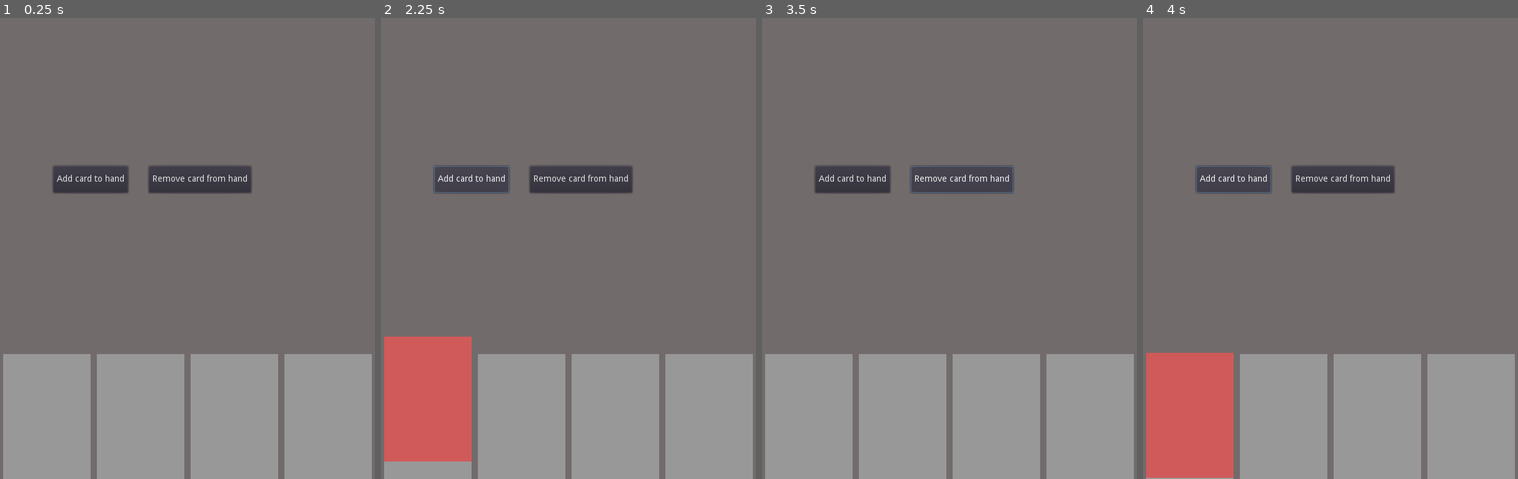
Above: before the commit, frames 1-4 (left to right).
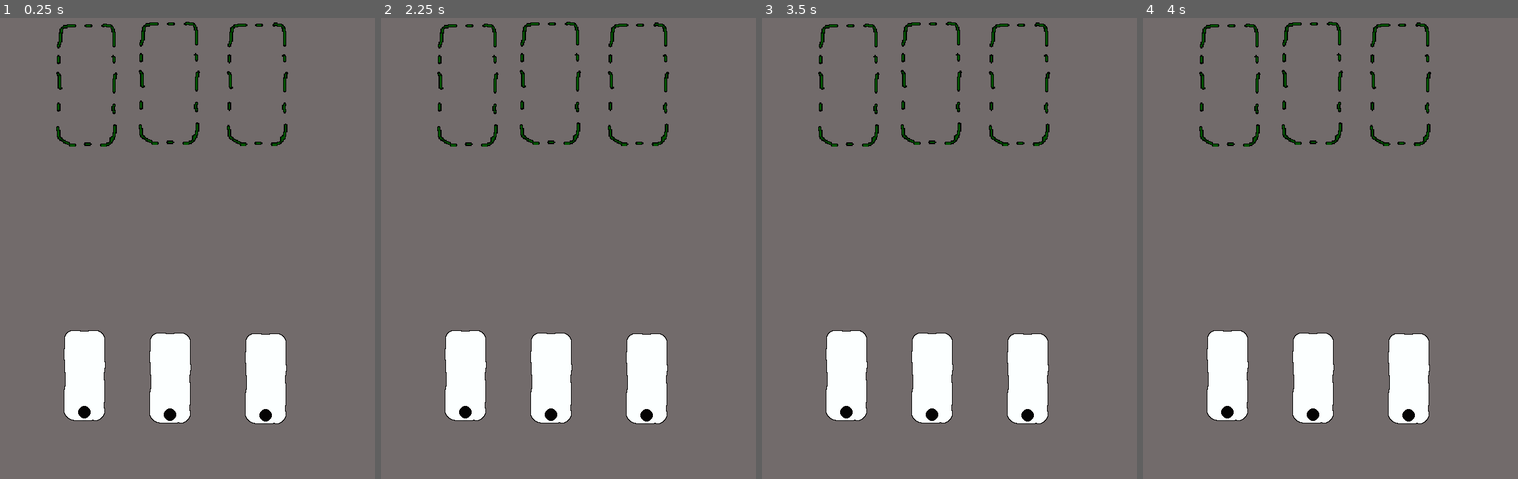
Above: after the commit, the same moments.

Repository: enricllagostera/card_system
Game: Godot game, scene res://TestScene.tscn
Same seed, same stepped clock (60 frames per second), same inputs: the game is played once before the commit and once after it. Before the commit the project starts from res://card_system.tscn.
Inputs (mouse positions are in pixels of both pictures, inside the frame that each line leads up to):
- Up to frame 1 (0.25 s): no input
- Up to frame 2 (2.25 s): click (471, 179) at 0.5 s, where only the run before the commit has a clickable "Add card to hand"; click (579, 179) at 1.25 s, where only the run before the commit has a clickable "Remove card from hand"; click (471, 179) at 2 s, where only the run before the commit has a clickable "Add card to hand"
- Up to frame 3 (3.5 s): click (960, 179) at 2.75 s, where only the run before the commit has a clickable "Remove card from hand"
- Up to frame 4 (4 s): click (1233, 179) at 3.5 s, where only the run before the commit has a clickable "Add card to hand"

The runs differ from the first frame. In frame 1, 32% of the frame differs, in the area x 0-100%, y 0-100%; in frame 2, 32%; in frame 3, 32%; in frame 4, 32%.

Commit message:
drag and drop holder, with audio and mobile.

Diff:
--- a/TestScene.tscn
+++ b/TestScene.tscn
@@ -1,23 +1,46 @@
-[gd_scene load_steps=2 format=2]
+[gd_scene load_steps=5 format=2]
 
 [ext_resource path="res://tall_card.tscn" type="PackedScene" id=1]
+[ext_resource path="res://holder.tscn" type="PackedScene" id=2]
+[ext_resource path="res://audio/cardPlace3.ogg" type="AudioStream" id=3]
+[ext_resource path="res://holder_sfx_player.gd" type="Script" id=4]
 
 [node name="TestScene" type="Node2D"]
 
+[node name="Holder" parent="." instance=ExtResource( 2 )]
+position = Vector2( 138.182, 168.136 )
+
+[node name="Holder2" parent="." instance=ExtResource( 2 )]
+position = Vector2( 270.076, 165.055 )
+
+[node name="Holder3" parent="." instance=ExtResource( 2 )]
+position = Vector2( 411.278, 166.574 )
+
 [node name="CardDrag" parent="." instance=ExtResource( 1 )]
-margin_left = 374.084
-margin_top = 606.807
-margin_right = 444.084
-margin_bottom = 756.807
+margin_left = 236.708
+margin_top = 562.541
+margin_right = 306.708
+margin_bottom = 712.541
 
 [node name="CardDrag2" parent="." instance=ExtResource( 1 )]
-margin_left = 227.983
-margin_top = 608.755
-margin_right = 297.983
-margin_bottom = 758.755
+anchor_left = 0.5
+anchor_top = 0.5
+anchor_right = 0.5
+anchor_bottom = 0.5
+margin_left = 389.987
+margin_top = 563.543
+margin_right = 459.987
+margin_bottom = 713.543
 
 [node name="CardDrag3" parent="." instance=ExtResource( 1 )]
-margin_left = 136.426
-margin_top = 608.755
-margin_right = 206.426
-margin_bottom = 758.755
+margin_left = 99.9989
+margin_top = 559.275
+margin_right = 169.999
+margin_bottom = 709.275
+
+[node name="AudioStreamPlayer" type="AudioStreamPlayer" parent="."]
+stream = ExtResource( 3 )
+script = ExtResource( 4 )
+[connection signal="card_dropped" from="Holder" to="AudioStreamPlayer" method="_on_Holder_card_dropped"]
+[connection signal="card_dropped" from="Holder2" to="AudioStreamPlayer" method="_on_Holder_card_dropped"]
+[connection signal="card_dropped" from="Holder3" to="AudioStreamPlayer" method="_on_Holder_card_dropped"]
--- /dev/null
+++ b/holder.gd
@@ -0,0 +1,50 @@
+extends Area2D
+
+class_name Holder
+
+var _is_hover = false
+
+export(bool) var snap_on_drop = true
+
+signal card_entered
+signal card_exited
+signal card_dropped
+
+
+func _ready():
+	connect("card_entered", self, "_on_card_entered")
+	connect("card_exited", self, "_on_card_exited")
+	_is_hover = false
+
+
+func _process(delta):
+#	print (_is_hover)
+	if _is_hover:
+		$Visual.modulate = Color.rebeccapurple
+	else:
+		$Visual.modulate = Color.green
+
+
+func _on_card_entered(card_area):
+#	print("card entered holder 2: ")
+#	print(card_area)
+	_is_hover = true
+
+
+func _on_card_exited(card_area):
+#	print("card exited holder: ")
+#	print(card_area)
+	_is_hover = false
+
+
+func _on_card_dropped(card):
+	emit_signal("card_dropped")
+	print("dropped card: ", card)
+	if snap_on_drop:
+		$Tween.interpolate_property(card, "rect_position", card.rect_position, self.position - card.rect_pivot_offset, 0.1, Tween.TRANS_SINE)
+		card.set_rotation(deg2rad (rand_range(-5.0, 5.0)))
+		$Tween.start()
+
+
+func _on_Holder_card_dropped():
+	pass # Replace with function body.
--- /dev/null
+++ b/holder.tscn
@@ -0,0 +1,32 @@
+[gd_scene load_steps=4 format=2]
+
+[ext_resource path="res://images/tall-holder.png" type="Texture" id=1]
+[ext_resource path="res://holder.gd" type="Script" id=2]
+
+[sub_resource type="RectangleShape2D" id=1]
+extents = Vector2( 37.5041, 86.9995 )
+
+[node name="Holder" type="Area2D"]
+script = ExtResource( 2 )
+
+[node name="Visual" type="TextureRect" parent="."]
+anchor_left = 0.5
+anchor_top = 0.5
+anchor_right = 0.5
+anchor_bottom = 0.5
+margin_left = -50.0
+margin_top = -100.0
+margin_right = 50.0
+margin_bottom = 100.0
+rect_pivot_offset = Vector2( 50, 100 )
+texture = ExtResource( 1 )
+expand = true
+__meta__ = {
+"_edit_use_anchors_": false
+}
+
+[node name="CollisionShape2D" type="CollisionShape2D" parent="."]
+position = Vector2( 1.43197, 1.43184 )
+shape = SubResource( 1 )
+
+[node name="Tween" type="Tween" parent="."]
--- /dev/null
+++ b/holder_sfx_player.gd
@@ -0,0 +1,5 @@
+extends AudioStreamPlayer
+
+func _on_Holder_card_dropped():
+	pitch_scale = rand_range(0.9, 1.1)
+	play(0.36)
--- a/project.godot
+++ b/project.godot
@@ -18,22 +18,32 @@
 "class": "DraggableCard",
 "language": "GDScript",
 "path": "res://tall_card.gd"
+}, {
+"base": "Area2D",
+"class": "Holder",
+"language": "GDScript",
+"path": "res://holder.gd"
 } ]
 _global_script_class_icons={
 "Card": "",
-"DraggableCard": ""
+"DraggableCard": "",
+"Holder": ""
 }
 
 [application]
 
 config/name="CardSystem"
-run/main_scene="res://card_system.tscn"
+run/main_scene="res://TestScene.tscn"
 config/icon="res://icon.png"
 
 [display]
 
 window/size/width=600
 window/size/height=800
+window/size/resizable=false
+window/handheld/orientation="portrait"
+window/stretch/mode="2d"
+window/stretch/aspect="keep"
 
 [rendering]
 
--- a/tall_card.gd
+++ b/tall_card.gd
@@ -1,30 +1,44 @@
 extends Control
 
+
 class_name DraggableCard
+
 
 var is_grabbing
 var cursor_over
 var grabbed_offset
 
 
+signal card_picked
+signal card_dropped
+
+
 func _gui_input(event):
 	if event is InputEventMouseButton and cursor_over:
 		is_grabbing = event.pressed
-		grabbed_offset = rect_position - get_global_mouse_position()
-		get_tree().set_input_as_handled()
+		if event.pressed:
+			grabbed_offset = rect_position - get_global_mouse_position()
+			print("pick")
+			emit_signal("card_picked")
+	if event is InputEventMouseButton:
+		if not event.pressed:
+			print("drop")
+			emit_signal("card_dropped")
 
 
 func _process(delta):
 	$Visual.rect_scale = Vector2.ONE * 1.05 if cursor_over else Vector2.ONE
 	if Input.is_mouse_button_pressed(BUTTON_LEFT) and is_grabbing:
 		rect_position = get_global_mouse_position() + grabbed_offset
-	pass
 
 
 func _ready():
 	connect("mouse_entered", self, "_on_mouse_entered")
 	connect("mouse_exited", self, "_on_mouse_exited")
+	$Sensor.connect("area_entered", self, "_on_card_entered_area")
+	$Sensor.connect("area_exited", self, "_on_card_exited_area")
 	$AnimationPlayer.play("idle")
+
 
 func _on_mouse_entered():
 	cursor_over = true
@@ -35,3 +49,17 @@
 func _on_mouse_exited():
 	cursor_over = false
 	$AnimationPlayer.play("idle")
+
+
+func _on_card_entered_area(area):
+	if area is Holder:
+		area.emit_signal("card_entered", self)
+		self.connect("card_dropped", area, "_on_card_dropped", [self])
+		print("card entered holder")
+
+
+func _on_card_exited_area(area):
+	if area is Holder:
+		area.emit_signal("card_exited", self)
+		self.disconnect("card_dropped", area, "_on_card_dropped")
+		print("card exited holder")
--- a/tall_card.tscn
+++ b/tall_card.tscn
@@ -36,6 +36,9 @@
 "values": [ Color( 1, 1, 1, 1 ) ]
 }
 
+[sub_resource type="RectangleShape2D" id=3]
+extents = Vector2( 27, 65 )
+
 [node name="DraggableCard" type="Control"]
 margin_left = -35.0
 margin_top = -75.0
@@ -49,6 +52,7 @@
 }
 
 [node name="Visual" type="TextureRect" parent="."]
+modulate = Color( 0.980392, 0.682353, 0.682353, 1 )
 anchor_left = 0.5
 anchor_top = 0.5
 anchor_right = 0.5
@@ -68,3 +72,9 @@
 method_call_mode = 1
 anims/hover = SubResource( 1 )
 anims/idle = SubResource( 2 )
+
+[node name="Sensor" type="Area2D" parent="."]
+
+[node name="CollisionShape2D" type="CollisionShape2D" parent="Sensor"]
+position = Vector2( 35, 75 )
+shape = SubResource( 3 )
Not shown, added: audio/cardPlace3.ogg.import
Not shown, added: audio/cardSlide3.ogg.import
Not shown, added: audio/cardSlide8.ogg.import
Binary file changed: images/tall-card.aseprite
Binary file added: images/tall-holder.png
Not shown, added: images/tall-holder.png.import
Not shown: 1 places in tall_card.tscn that only renumber resources
Not shown, added: audio/cardPlace3.ogg
Not shown, added: audio/cardSlide3.ogg
Not shown, added: audio/cardSlide8.ogg
